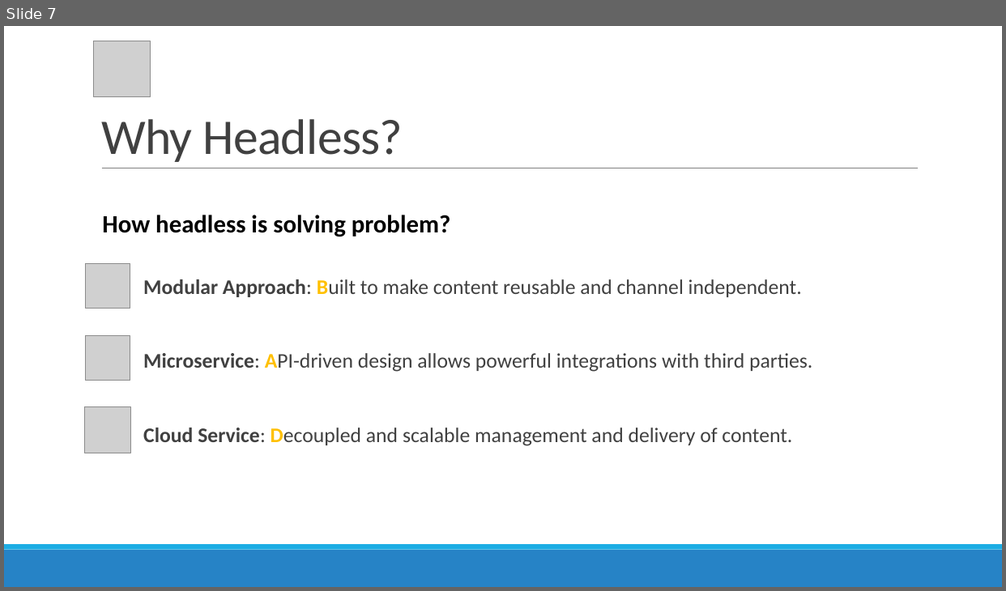
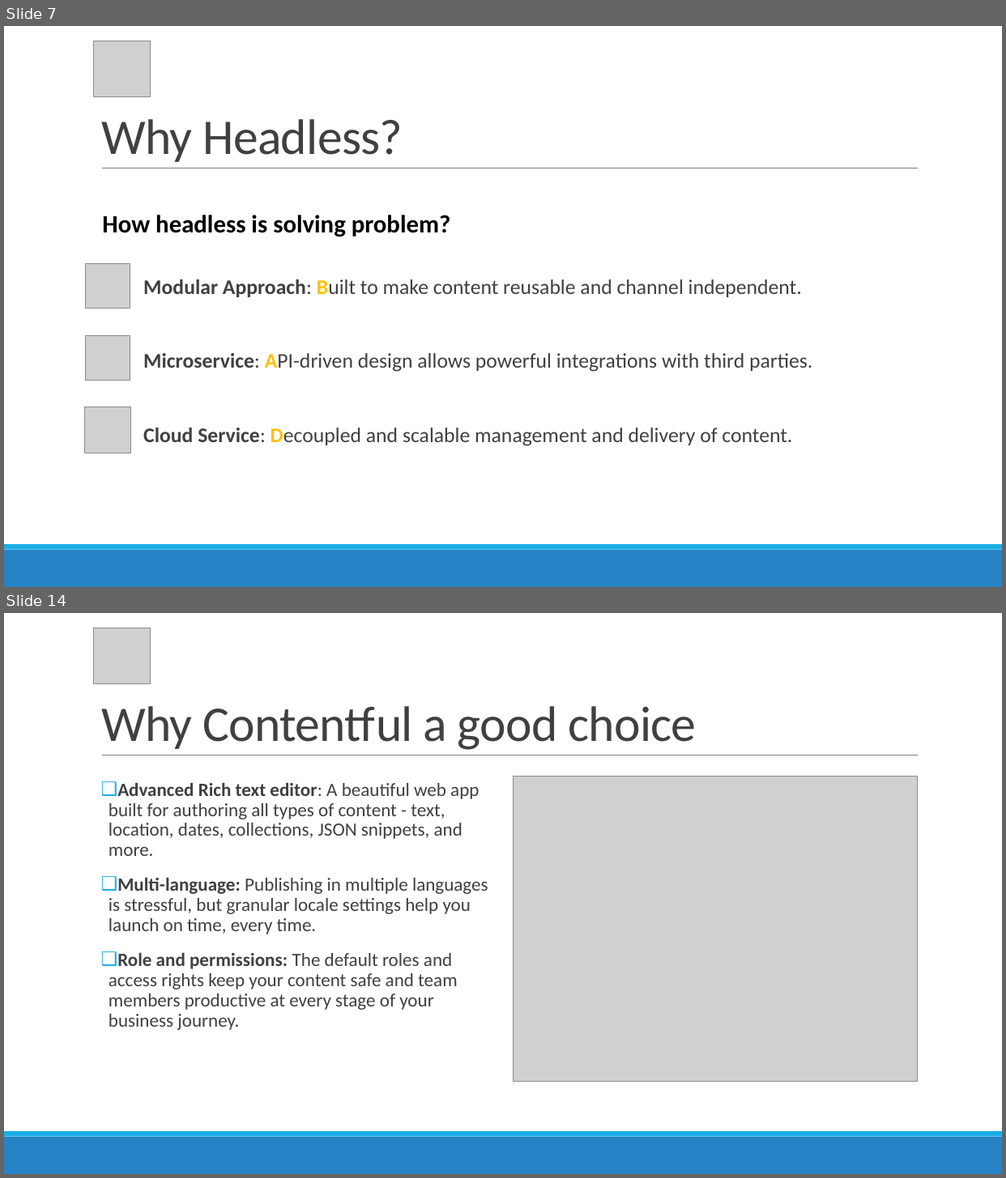
Before and after one commit to r4yadav/contentful-altudo, a slide deck: Contentful-queries.pptx. Shown one above the other, each under a label of ours: slide 7 before the commit, slides 7 and 14 after it; the slides between them are not shown. The pictures are 1006x591 and 1006x1178 pixels, drawn with LibreOffice and Linux fonts; fonts in the diff are those of the drawing; grey boxes stand for pictures. Boxes give left, top, right and bottom in pixels: in the first picture for what was removed or moved away, otherwise in the second. Text is boxed around its words. In the diff, an @@ line names an element or a change of style, - is before the commit and + after.

```diff
--- a/Contentful-queries.pptx
+++ b/Contentful-queries.pptx
@@ slide 14 added at (4, 613, 1002, 1174), background #FFFFFF; not listed: 3 template elements that a slide beside it also shows @@
@@ picture added at (94, 628, 150, 683) @@
@@ title added at (101, 706, 696, 750), 48 pt, text #404040 @@
+Why Contentful a good choice
@@ picture added at (513, 776, 918, 1082) @@
@@ text added at (108, 783, 488, 1010), 18 pt, text #404040 @@
+❑ Advanced Rich text editor: A beautiful web app built for authoring all types of content - text, location, dates, collections, JSON snippets, and more.
+❑ Multi-language: Publishing in multiple languages is stressful, but granular locale settings help you launch on time, every time.
+❑ Role and permissions: The default roles and access rights keep your content safe and team members productive at every stage of your business journey.
```
Also in this commit, not shown: 4 slides changed, 9 other slides added, 5 other files.
